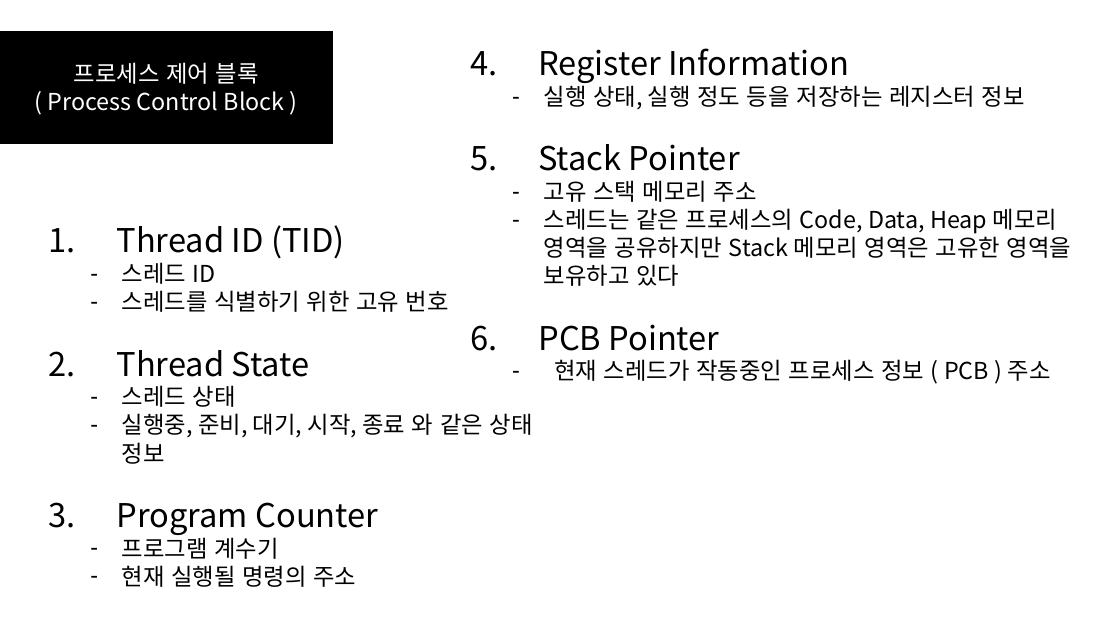
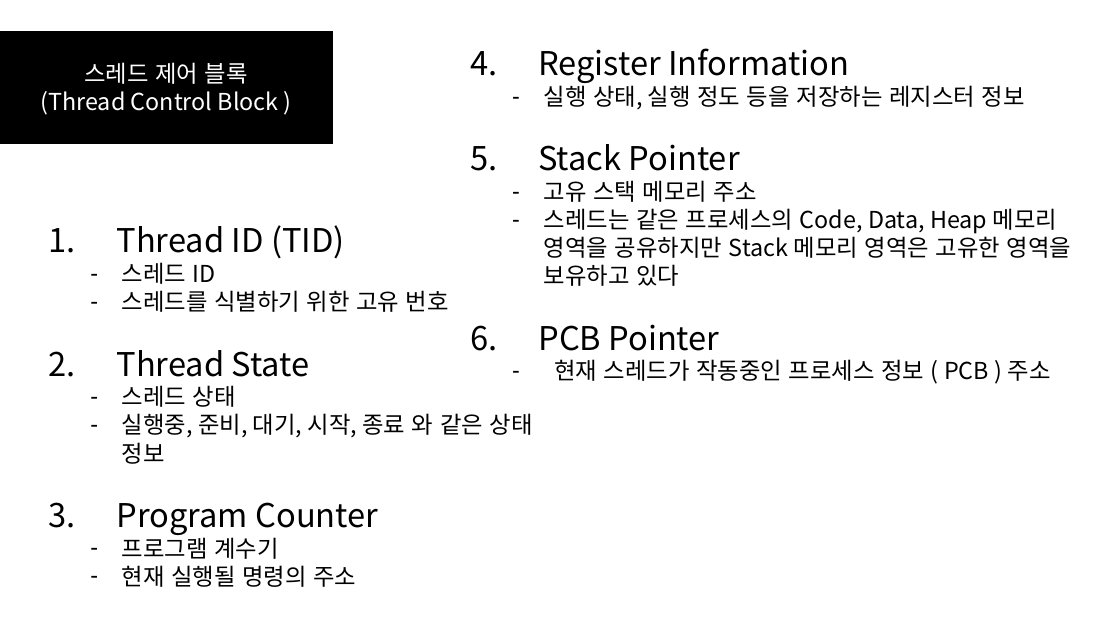
Before and after one commit to SEH00N/SDLU, a slide deck: slide 45 of ServerLecture/PT/3강 멀티스레딩 이론.pptx. Drawn at 1120x630 pixels with LibreOffice and Linux fonts; fonts in the diff are those of the drawing. Boxes give left, top, right and bottom in pixels: in the first picture for what was removed or moved away, otherwise in the second. Text is boxed around its words. In the diff, an @@ line names an element or a change of style, - is before the commit and + after.

```diff
--- a/ServerLecture/PT/3강 멀티스레딩 이론.pptx
+++ b/ServerLecture/PT/3강 멀티스레딩 이론.pptx
@@ text in rectangle at (41, 62, 279, 115): text changed @@
-프로세스 제어 블록
-( Process Control Block )
+스레드 제어 블록
+(Thread Control Block )
```
Also in this commit, not shown: 3 other slides changed, 5 other files.
